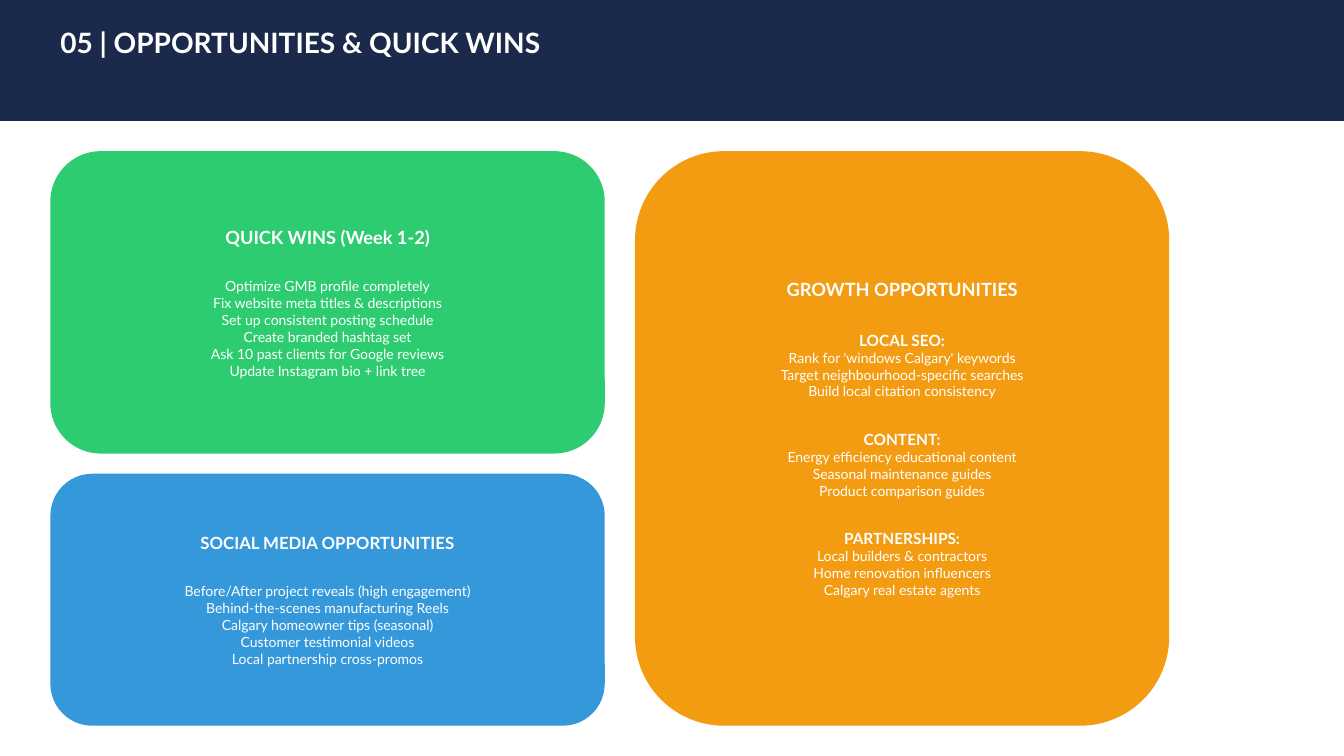
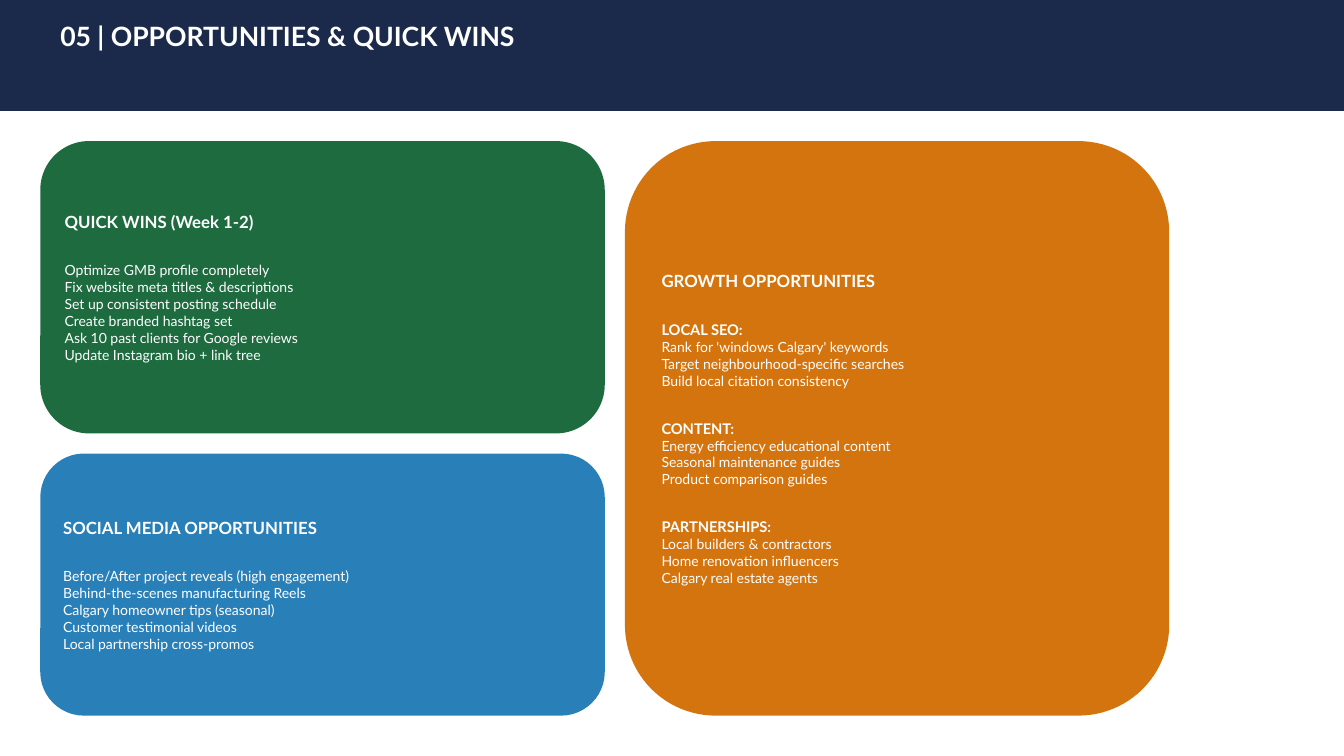
Before and after one commit to shivam9kedia/kiro, a slide deck: slide 7 of Apollo_Windows_3Month_Marketing_Roadmap.pptx. Drawn at 1344x756 pixels with LibreOffice and Linux fonts; fonts in the diff are those of the drawing. Boxes give left, top, right and bottom in pixels: in the first picture for what was removed or moved away, otherwise in the second. Text is boxed around its words. In the diff, an @@ line names an element or a change of style, - is before the commit and + after.

Commit message:
Apollo Windows 3-Month Marketing Roadmap v2
- Brand colors: Red (#C41E3A) + Navy (#1B2A4A)
- Ad budget: $300/mo ($200 profile visits + $100 engagement)
- Standard Plan: INR 10K/mo (8-11 posts, FB+IG)
- Business Plan: INR 18K/mo (18-20 posts, 4 platforms, ads mgmt)
- 16 professionally designed slides
- Realistic KPIs, no fake promises

```diff
--- a/Apollo_Windows_3Month_Marketing_Roadmap.pptx
+++ b/Apollo_Windows_3Month_Marketing_Roadmap.pptx
@@ rectangle: place and size @@
-rectangle at bbox=[0, 0, 1344, 121]
+rectangle at bbox=[0, 0, 1344, 111]
@@ text "05 | OPPORTUNITIES & QUICK ..." at bbox=[60, 26, 515, 50]: size 20 to 19 pt @@
@@ rounded rectangle "QUICK WINS (Week 1-2)": place and size @@
-rounded rectangle "QUICK WINS (Week 1-2)" at bbox=[50, 151, 605, 454]
+rounded rectangle "QUICK WINS (Week 1-2)" at bbox=[40, 141, 605, 434]
@@ rounded rectangle "QUICK WINS (Week 1-2)" at bbox=[40, 141, 605, 434]: size 13 to 12 pt in "QUICK WINS (Week 1-2)"; alignment centre to left; fill #2ECC71 to #1D6B3F @@
@@ rounded rectangle "GROWTH OPPORTUNITIES": place and size @@
-rounded rectangle "GROWTH OPPORTUNITIES" at bbox=[635, 151, 1170, 726]
+rounded rectangle "GROWTH OPPORTUNITIES" at bbox=[625, 141, 1170, 716]
@@ rounded rectangle "GROWTH OPPORTUNITIES" at bbox=[625, 141, 1170, 716]: size 13 to 12 pt in "GROWTH OPPORTUNITIES"; size 11 to 10.5 pt in "LOCAL SEO:", "CONTENT:", "PARTNERSHIPS:"; alignment centre to left; fill #F39C12 to #D4740E @@
@@ rounded rectangle "SOCIAL MEDIA OPPORTUNITIES": place and size @@
-rounded rectangle "SOCIAL MEDIA OPPORTUNITIES" at bbox=[50, 474, 605, 726]
+rounded rectangle "SOCIAL MEDIA OPPORTUNITIES" at bbox=[40, 454, 605, 716]
@@ rounded rectangle "SOCIAL MEDIA OPPORTUNITIES" at bbox=[40, 454, 605, 716]: alignment centre to left; fill #3498DB to #2980B9 @@
```
Also in this commit, not shown: 13 other slides changed, 2 slides added, 1 slide removed, 5 other files.
